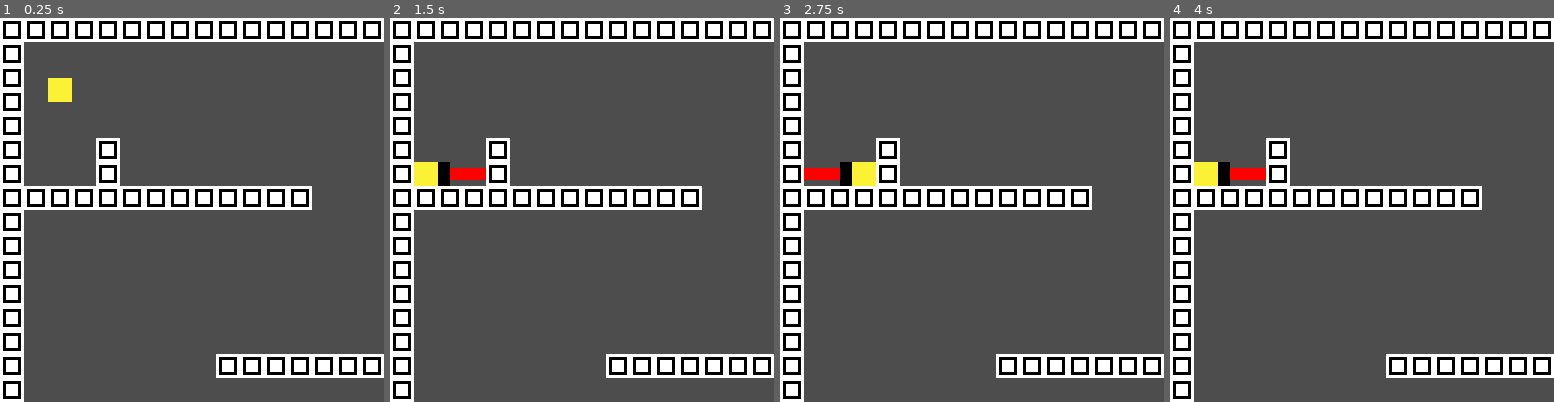
Above: before the commit, frames 1-4 (left to right).
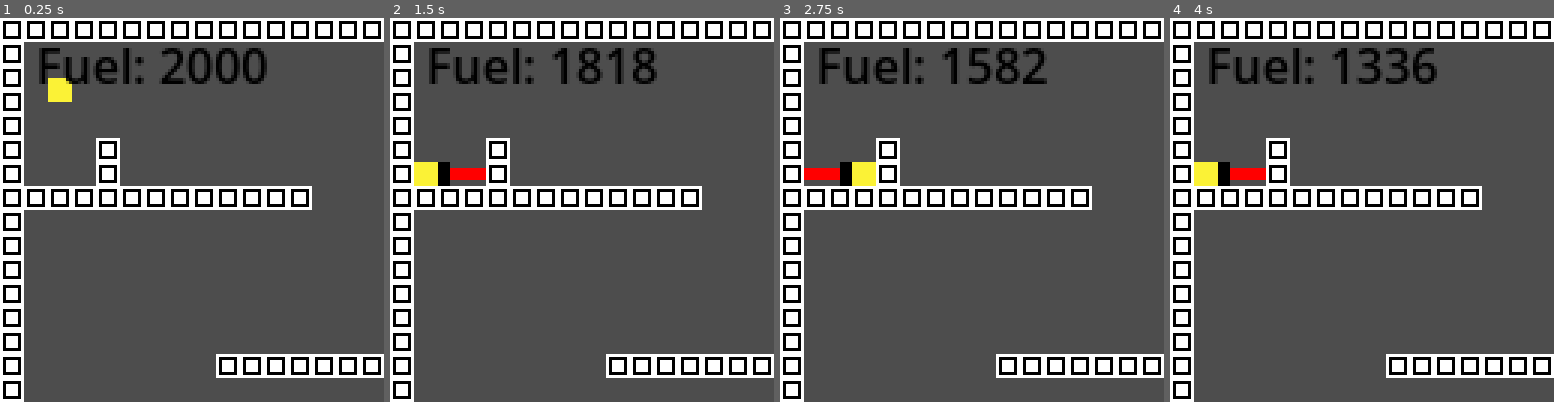
Above: after the commit, the same moments.

Repository: OSGH-web/balloon-movement-demo
Game: Godot game, scene res://scenes/level_base.tscn
The game is run twice, just before and just after one commit, with the same random seed, the same clock (stepped at 60 frames per second) and the same inputs.
Inputs:
- Up to frame 1 (0.25 s): no input
- Up to frame 2 (1.5 s): hold Right (ui_right) from 0.53 s (still down); tap Up (ui_up) at 0.77 s
- Up to frame 3 (2.75 s): tap Up (ui_up) at 1.52 s; release Right (ui_right) at 2.03 s; hold Left (ui_left) from 2.03 s (still down)
- Up to frame 4 (4 s): release Left (ui_left) at 2.78 s; hold Right (ui_right) from 2.78 s (still down); tap Up (ui_up) at 3.02, 3.77 s
The pictures show only the part of the screen within x 0-50%, y 0-50%; the shares and areas given below are measured in that part.

The runs differ from the first frame. In frame 1, 2.5% of the frame differs, in the area x 10-70%, y 7-18%; in frame 2, 2.3%; in frame 3, 2.3%; in frame 4, 2.3%.

Commit message:
display fuel using label

Diff:
--- a/scenes/player.tscn
+++ b/scenes/player.tscn
@@ -1,6 +1,7 @@
-[gd_scene load_steps=14 format=3 uid="uid://b7jfvkf4edbjp"]
+[gd_scene load_steps=17 format=3 uid="uid://b7jfvkf4edbjp"]
 
 [ext_resource type="Script" uid="uid://d3nwiwsfywf3b" path="res://scripts/player.gd" id="1_onrkg"]
+[ext_resource type="Script" uid="uid://dkbvg85t2nhy5" path="res://scripts/label.gd" id="3_dqkch"]
 [ext_resource type="Texture2D" uid="uid://cbgt5n5gfv3om" path="res://assets/sprites/spelunky_testing_sprite_fire.png" id="3_qhqgy"]
 
 [sub_resource type="AtlasTexture" id="AtlasTexture_dqkch"]
@@ -77,7 +78,15 @@
 [sub_resource type="RectangleShape2D" id="RectangleShape2D_onrkg"]
 size = Vector2(8, 8)
 
+[sub_resource type="SystemFont" id="SystemFont_g2els"]
+subpixel_positioning = 0
+
+[sub_resource type="Theme" id="Theme_qhqgy"]
+default_font = SubResource("SystemFont_g2els")
+default_font_size = 16
+
 [node name="Player" type="CharacterBody2D"]
+collision_mask = 3
 script = ExtResource("1_onrkg")
 
 [node name="AnimatedSprite2D" type="AnimatedSprite2D" parent="."]
@@ -93,5 +102,19 @@
 limit_left = 0
 limit_top = 0
 limit_right = 256
+drag_vertical_enabled = true
 editor_draw_limits = true
 editor_draw_drag_margin = true
+
+[node name="CanvasLayer" type="CanvasLayer" parent="."]
+layer = 0
+
+[node name="Label" type="Label" parent="CanvasLayer"]
+offset_left = 12.0
+offset_top = 4.0
+offset_right = 42.0
+offset_bottom = 27.0
+theme = SubResource("Theme_qhqgy")
+theme_override_colors/font_color = Color(0, 0, 0, 1)
+text = "test"
+script = ExtResource("3_dqkch")
--- /dev/null
+++ b/scripts/label.gd
@@ -0,0 +1,11 @@
+extends Label
+
+var cl: CanvasLayer
+var player: CharacterBody2D
+
+func _ready() -> void:
+	cl = get_parent() as CanvasLayer
+	player = cl.get_parent() as CharacterBody2D
+
+func _process(_delta: float) -> void:
+	text = "Fuel: " + str(int(player.FUEL))
--- a/scripts/player.gd
+++ b/scripts/player.gd
@@ -11,6 +11,7 @@
 @export var FUEL = 2000;
 
 func _ready():
+	add_to_group("player")
 	var level = get_parent() as Node2D
 	var map_height_px = level.height_in_tiles * tilemaplayer.tile_size.y
 	$Camera2D.limit_bottom = map_height_px
Not shown, added: scripts/label.gd.uid
